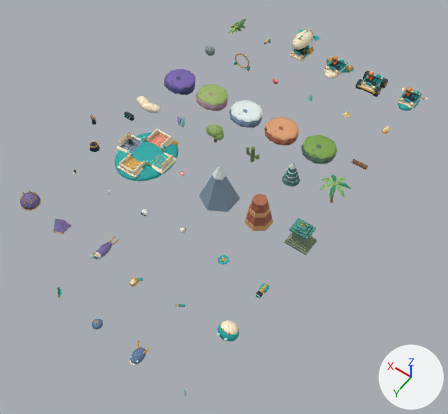
Before and after pictures for a commit that changed the Blender file art/tiny-worlds.blend.
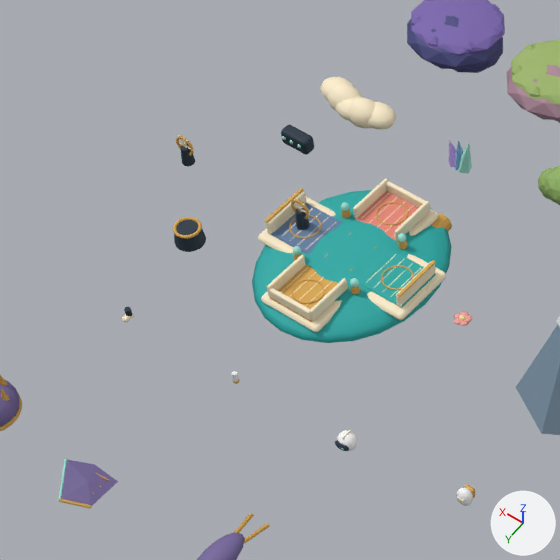
There are two pictures of each version: one whole from a camera (50 mm lens) standing at (-11.58, 46.74, 40.9) and looking at (7.81, 19.6, -1.74), one close up on the part from 8% to 48% of the width and 17% to 61% of the height. Arrows for +X, +Y and +Z are at lower right; the lights stay in place. The first two pictures are the older version.

The first close-up shows 'ark_controls', 'ark_hull', 'beast_jelly', 'beast_manta', 'cloud', 'island_cosmic', 'island_garden', 'manta_wing', 'mountain' and 7 more.
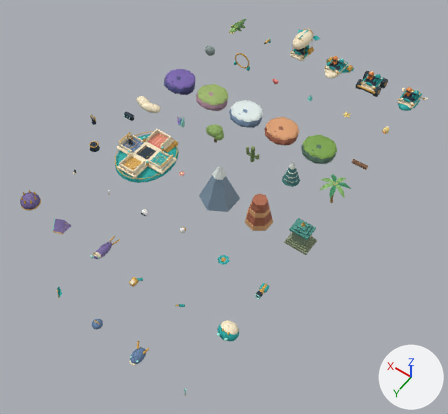
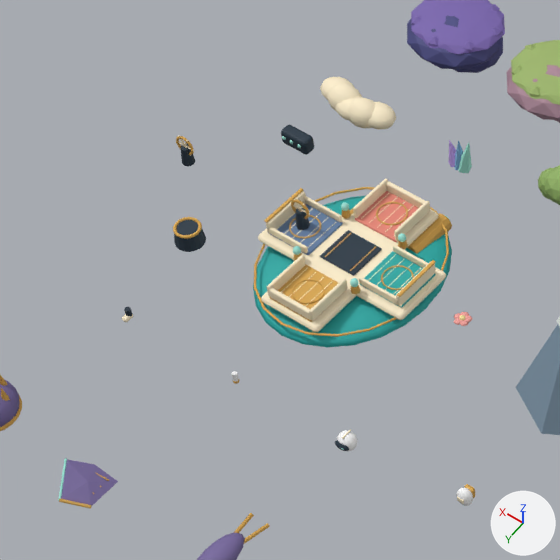
The change, as a diff of the scene's bpy script:
```diff
--- a/art/tiny-worlds.blend.py
+++ b/art/tiny-worlds.blend.py
@@ me_sphere_070 @@
 # used by ob_ark_hull; location = (16.0, 20.0, 0.0)
-me_sphere_070.from_pydata(...)  # 2454 vertices, 2414 faces; spans x -2.67..2.67, y -3.1..3.1, z -0.59..0.94
+me_sphere_070.from_pydata(...)  # 2798 vertices, 2750 faces; spans x -2.67..2.67, y -3.1..3.1, z -0.65..0.94
+# me_sphere_070 part 1: a new loose piece, a UV sphere (24 segments, 10 rings, poles along z) spanning x -2.65..2.65, y -3.1..3.1, z -0.65..0.19, in mat_shared_hand_painted_toy_surface
+# me_sphere_070 part 2: the loose piece of 218 vertices spanning x -2.65..2.65, y -3.1..3.1, z -0.59..0.51 is rebuilt with 120 vertices and now spans x -2.62..2.62, y -3.03..3.03, z 0.13..0.19
+# me_sphere_070 part 3: a new loose piece of 56 vertices spanning x -2.43..-0.98, y -0.8..-0.7, z 0.45..0.7, in mat_shared_hand_painted_toy_surface
+# me_sphere_070 part 4: a new loose piece of 56 vertices spanning x -2.43..-0.98, y 0.7..0.8, z 0.45..0.7, in mat_shared_hand_painted_toy_surface
+# me_sphere_070 part 5: a new loose piece of 56 vertices spanning x 0.98..2.43, y -0.8..-0.7, z 0.45..0.7, in mat_shared_hand_painted_toy_surface
+# me_sphere_070 part 6: a new loose piece of 56 vertices spanning x 0.98..2.43, y 0.7..0.8, z 0.45..0.7, in mat_shared_hand_painted_toy_surface
+# other edits to the shape of me_sphere_070 do not show in these pictures
 me_sphere_070.materials.append(mat_shared_hand_painted_toy_surface)
```

Location of each change, [x1, y1, x2, y2] in pixels of the close-ups (560 x 560 px):
'ark_hull', reshaped: before [252, 178, 452, 343]; after [253, 178, 452, 347]
part 1 of me_sphere_070, added (cyan): after [253, 196, 452, 347]
part 2 of me_sphere_070, rebuilt: before [252, 190, 452, 343]; after [254, 187, 449, 337]
part 3 of me_sphere_070, added: after [393, 245, 428, 268]
part 4 of me_sphere_070, added: after [359, 277, 398, 305]
part 5 of me_sphere_070, added: after [305, 196, 342, 222]
part 6 of me_sphere_070, added: after [268, 227, 308, 253]
